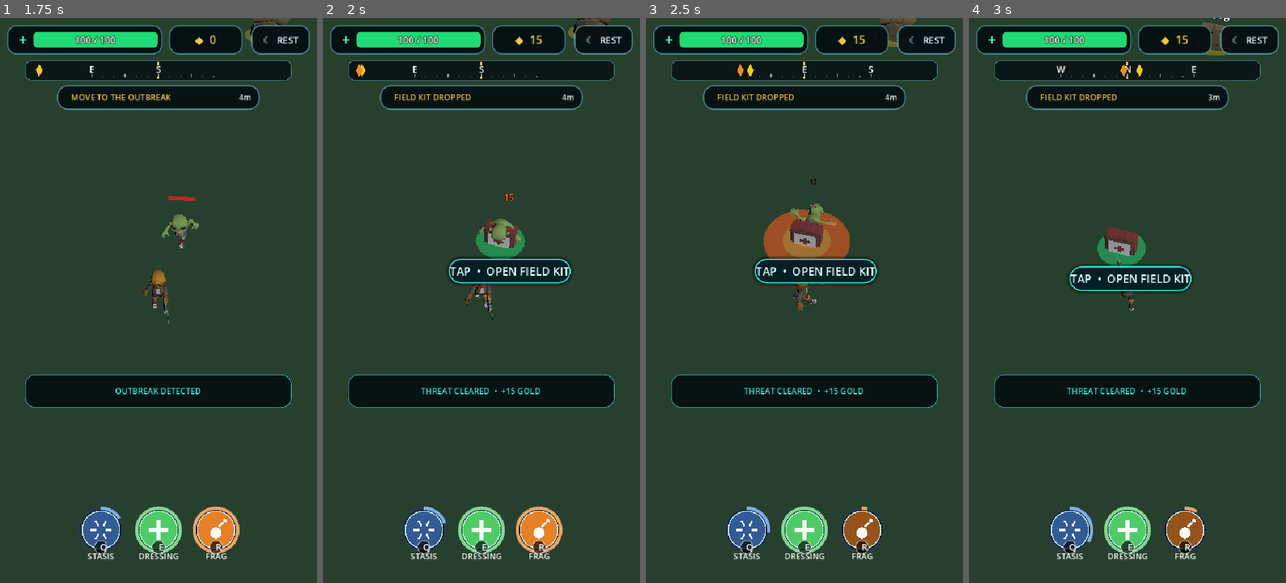
Above: before the commit, frames 1-4 (left to right).
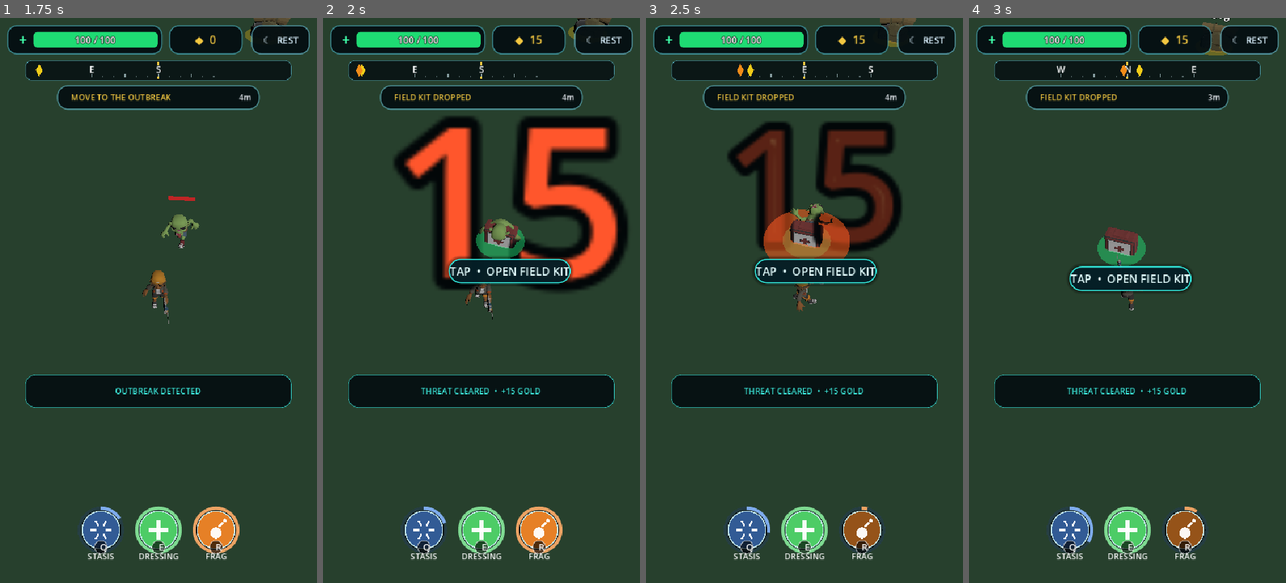
Above: after the commit, the same moments.

Repository: Geoboardman/zombie-gps
Game: Godot game, scene res://scenes/main.tscn
Two runs of this game, one before a commit and one after it. Both use one fixed random seed, a clock stepped at 60 frames per second and the inputs below.
Inputs (mouse positions are in pixels of both pictures, inside the frame that each line leads up to):
- Up to frame 1 (1.75 s): tap Enter (ui_accept) at 0.5, 0.77, 1.52 s; move the mouse to (101, 526) at 0.52 s; hold D (move_right) 0.53-1.28 s; tap Q (ability_1) at 0.6 s; click (101, 526) at 0.67 s; move the mouse to (158, 526) at 1.27 s; hold S (move_back) from 1.28 s (still down); tap E (ability_2) at 1.35 s; click (158, 526) at 1.42 s
- Up to frame 2 (2 s): keep holding S (move_back)
- Up to frame 3 (2.5 s): move the mouse to (861, 526) at 2.02 s; release S (move_back) at 2.03 s; hold D (move_right) from 2.03 s (still down); tap R (ability_3) at 2.1 s; click (861, 526) at 2.17 s
- Up to frame 4 (3 s): move the mouse to (1111, 413) at 2.77 s; release D (move_right) at 2.78 s; hold W (move_forward) from 2.78 s (still down); tap Shift at 2.85 s; click (1111, 413) at 2.92 s

Frame 1 is identical in both runs. In frame 2, 13% of the frame differs, in the area x 22-97%, y 17-49%; in frame 3, 7.2%; in frame 4, nothing differs.

Commit message:
Keep damage numbers readable when zoomed out

Diff:
--- a/scripts/enemy.gd
+++ b/scripts/enemy.gd
@@ -66,10 +66,11 @@
 	var number := Label3D.new()
 	number.text = str(amount)
 	number.billboard = BaseMaterial3D.BILLBOARD_ENABLED
+	number.fixed_size = true
 	number.no_depth_test = true
-	number.font_size = 42 if lethal else 32
-	number.outline_size = 9
-	number.pixel_size = 0.007
+	number.font_size = 54 if lethal else 42
+	number.outline_size = 12
+	number.pixel_size = 0.009
 	number.modulate = Color(1.0, 0.34, 0.18) if lethal else _damage_number_color(amount)
 	number.outline_modulate = Color(0.03, 0.04, 0.05, 0.95)
 	get_tree().current_scene.add_child(number)
